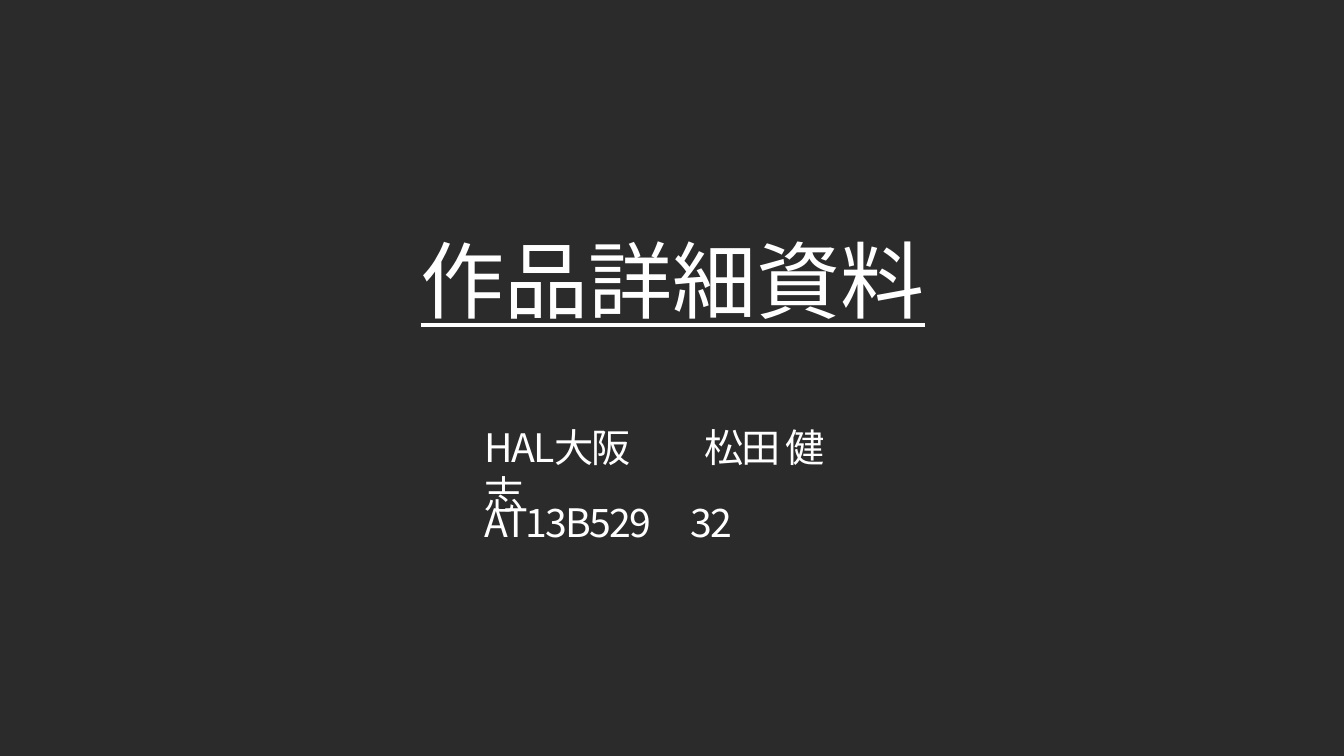
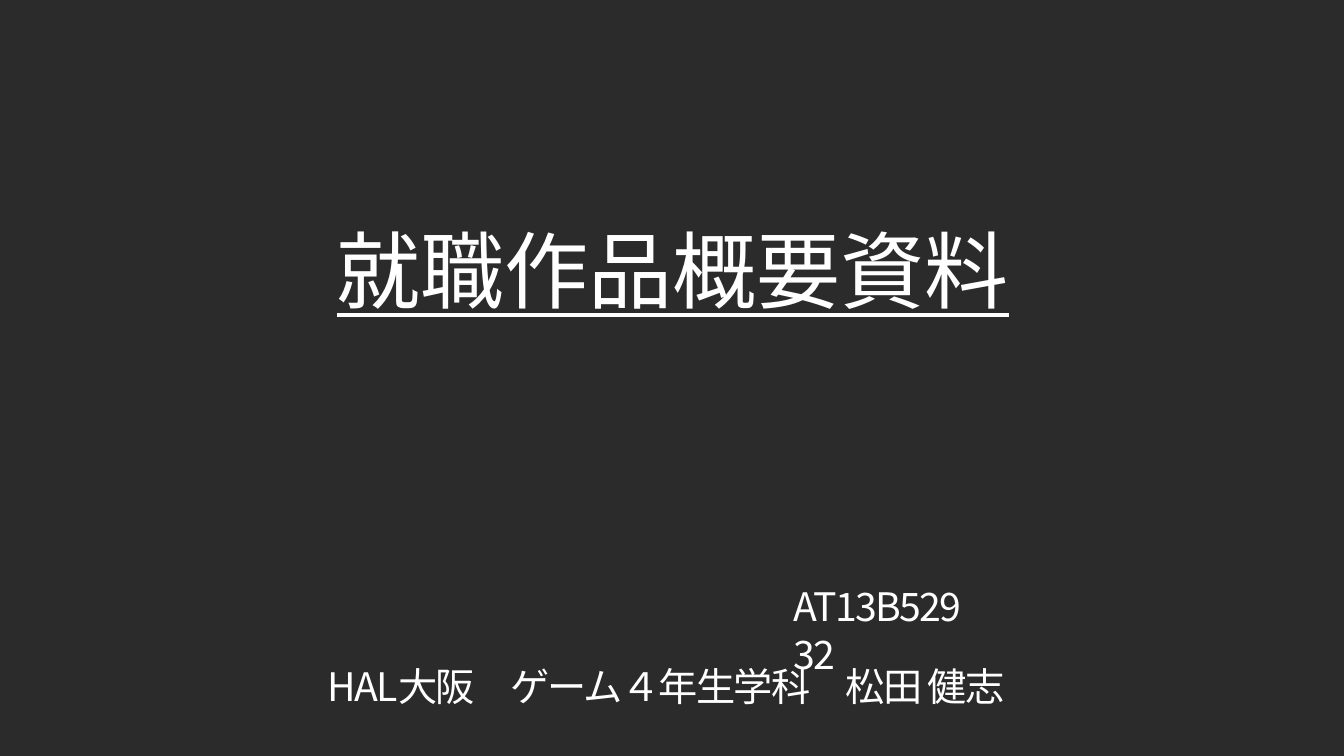
Before and after one commit to Takeshi0106/Action_Game, a slide deck: slide 1 of 就職作品概要資料.pptx. Drawn at 1344x756 pixels with LibreOffice and Linux fonts; fonts in the diff are those of the drawing; background and template pictures are left out; a plain dark background stands for a picture behind light text. Boxes give left, top, right and bottom in pixels: in the first picture for what was removed or moved away, otherwise in the second. Text is boxed around its words. In the diff, an @@ line names an element or a change of style, - is before the commit and + after.

Commit message:
資料修正

```diff
--- a/就職作品概要資料.pptx
+++ b/就職作品概要資料.pptx
@@ title at bbox=[337, 231, 1009, 317]: text changed @@
-作品詳細資料
+就職作品概要資料
@@ text "AT13B529 32" rewrapped from bbox=[484, 497, 733, 538] to bbox=[794, 592, 961, 680] @@
@@ text at bbox=[328, 661, 1005, 704]: text changed @@
-HAL大阪 松田 健志
+HAL大阪 ゲーム４年生学科 松田 健志
```
Also in this commit, not shown: 1 other slide changed, 2 other files.
